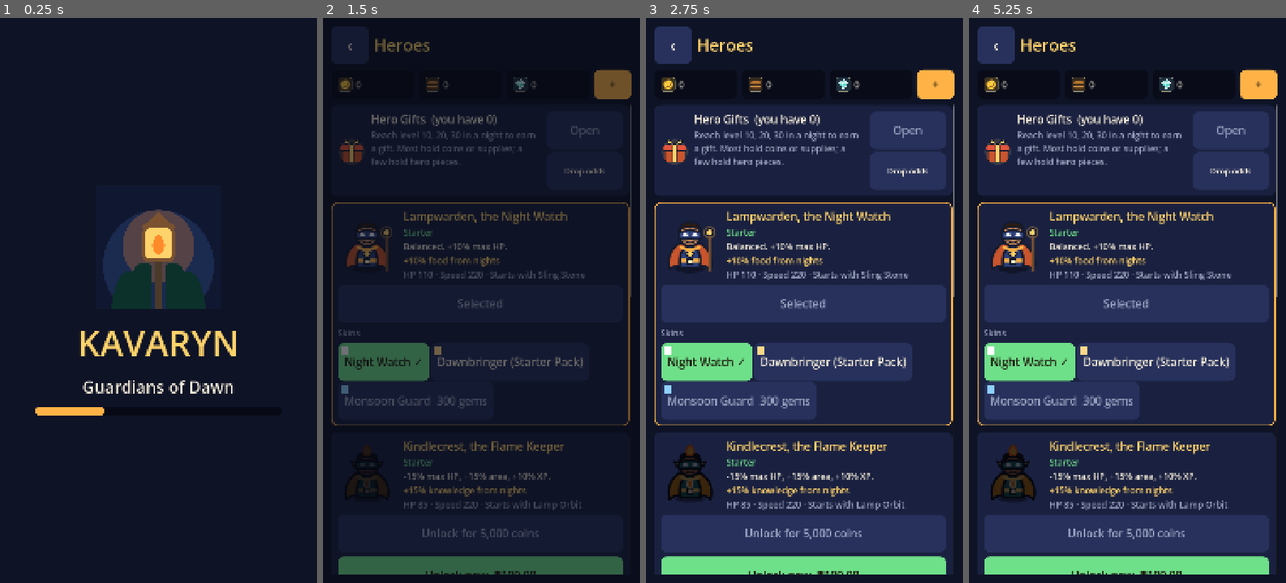
Above: before the commit, frames 1-4 (left to right).
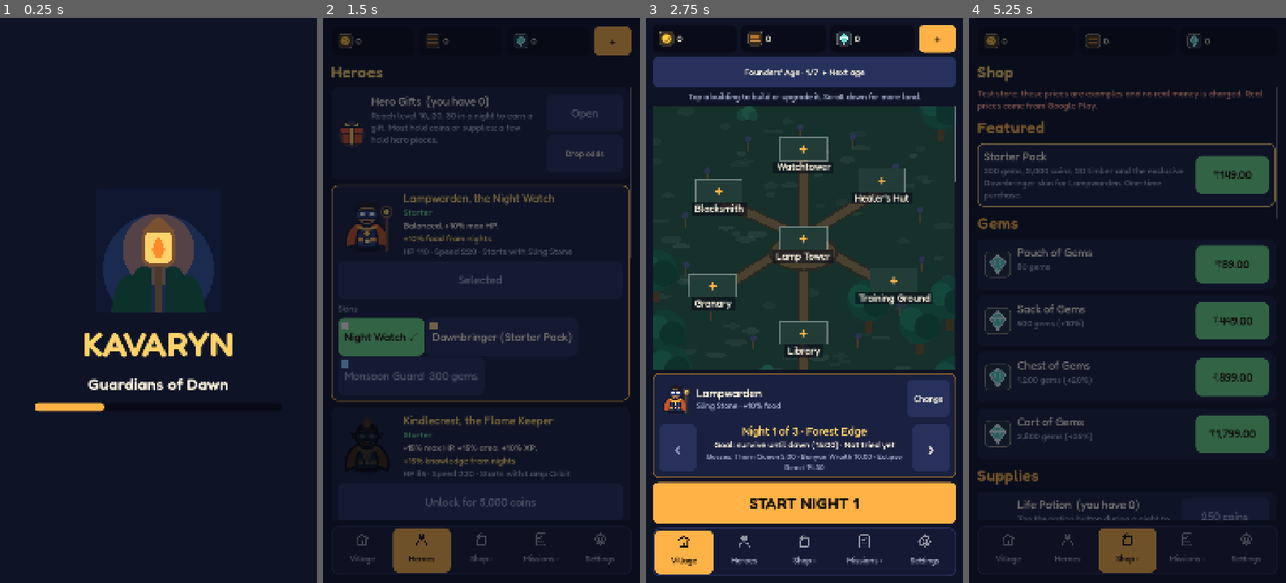
Above: after the commit, the same moments.

Repository: JD-Techlabs/kaaval
Game: Godot game, scene res://scenes/main.tscn
Two runs of this game, one before a commit and one after it. Both use one fixed random seed, a clock stepped at 60 frames per second and the inputs below.
Inputs (mouse positions are in pixels of both pictures, inside the frame that each line leads up to):
- Up to frame 1 (0.25 s): no input
- Up to frame 2 (1.5 s): tap Enter at 0.5 s; move the mouse to (551, 272) at 0.52 s; hold Right (ui_right) 0.53-1.25 s; hold Shift 0.53-1.25 s; click (551, 272) at 0.67 s; click "Change" at 1.25 s
- Up to frame 3 (2.75 s): click (684, 549) at 2 s, where only the run after the commit has a clickable "Village"
- Up to frame 4 (5.25 s): click (1007, 554) at 2.75 s, where only the run after the commit has a clickable "Village"; click (1067, 554) at 3.5 s, where only the run after the commit has a clickable "Heroes"; click (1067, 549) at 4.25 s, where only the run after the commit has a clickable "Heroes"; click (1127, 549) at 5 s, where only the run after the commit has a clickable "Shop •"

The runs differ from the first frame. In frame 1, 3.5% of the frame differs, in the area x 11-75%, y 33-71%; in frame 2, 18%; in frame 3, 60%; in frame 4, 76%, in the area x 2-98%, y 1-99%.

Commit message:
Improve UI: bottom nav bar, cleaner home, smaller buildings, Fredoka font
- Bottom navigation bar with icons on home and every menu screen;
  top-left back button removed (Android back still goes home)
- Home: age bar, larger village map, one tonight card (hero + night),
  START NIGHT; tip only for new players
- Village buildings drawn at 1.0x (was 1.5x), labels 1.2x, shorter land bands
- Fredoka font (SIL OFL 1.1) across the game, credited
- Privacy policy URL set; release checklist and store notes updated
- Store graphics regenerated; 198 GUT tests pass

Co-Authored-By: Claude Opus 5.5 <noreply@anthropic.com>

Diff:
--- /dev/null
+++ b/assets/sprites/icons/nav_heroes.svg
@@ -0,0 +1,3 @@
+<svg xmlns="http://www.w3.org/2000/svg" width="96" height="96" viewBox="0 0 96 96">
+<circle cx="48" cy="30" r="14" fill="none" stroke="#f6eeda" stroke-width="8"/><path d="M18 84 Q18 54 48 54 Q78 54 78 84" fill="none" stroke="#f6eeda" stroke-width="8" stroke-linecap="round"/><path d="M36 28 H60" stroke="#f6eeda" stroke-width="6" stroke-linecap="round"/>
+</svg>
--- /dev/null
+++ b/assets/sprites/icons/nav_missions.svg
@@ -0,0 +1,3 @@
+<svg xmlns="http://www.w3.org/2000/svg" width="96" height="96" viewBox="0 0 96 96">
+<rect x="20" y="14" width="56" height="70" rx="8" fill="none" stroke="#f6eeda" stroke-width="8"/><path d="M32 38 L40 46 L54 30" fill="none" stroke="#f6eeda" stroke-width="7" stroke-linecap="round" stroke-linejoin="round"/><path d="M32 64 H64" stroke="#f6eeda" stroke-width="7" stroke-linecap="round"/>
+</svg>
--- /dev/null
+++ b/assets/sprites/icons/nav_settings.svg
@@ -0,0 +1,3 @@
+<svg xmlns="http://www.w3.org/2000/svg" width="96" height="96" viewBox="0 0 96 96">
+<circle cx="48" cy="48" r="13" fill="none" stroke="#f6eeda" stroke-width="8"/><rect x="43" y="10" width="10" height="16" rx="3" fill="#f6eeda" transform="rotate(0 48 48)"/><rect x="43" y="10" width="10" height="16" rx="3" fill="#f6eeda" transform="rotate(45 48 48)"/><rect x="43" y="10" width="10" height="16" rx="3" fill="#f6eeda" transform="rotate(90 48 48)"/><rect x="43" y="10" width="10" height="16" rx="3" fill="#f6eeda" transform="rotate(135 48 48)"/><rect x="43" y="10" width="10" height="16" rx="3" fill="#f6eeda" transform="rotate(180 48 48)"/><rect x="43" y="10" width="10" height="16" rx="3" fill="#f6eeda" transform="rotate(225 48 48)"/><rect x="43" y="10" width="10" height="16" rx="3" fill="#f6eeda" transform="rotate(270 48 48)"/><rect x="43" y="10" width="10" height="16" rx="3" fill="#f6eeda" transform="rotate(315 48 48)"/><circle cx="48" cy="48" r="27" fill="none" stroke="#f6eeda" stroke-width="8"/>
+</svg>
--- /dev/null
+++ b/assets/sprites/icons/nav_shop.svg
@@ -0,0 +1,3 @@
+<svg xmlns="http://www.w3.org/2000/svg" width="96" height="96" viewBox="0 0 96 96">
+<path d="M20 34 H76 L70 82 H26 Z" fill="none" stroke="#f6eeda" stroke-width="8" stroke-linejoin="round"/><path d="M36 40 V28 Q36 14 48 14 Q60 14 60 28 V40" fill="none" stroke="#f6eeda" stroke-width="7" stroke-linecap="round"/>
+</svg>
--- /dev/null
+++ b/assets/sprites/icons/nav_village.svg
@@ -0,0 +1,3 @@
+<svg xmlns="http://www.w3.org/2000/svg" width="96" height="96" viewBox="0 0 96 96">
+<path d="M14 46 L48 18 L82 46" fill="none" stroke="#f6eeda" stroke-width="8" stroke-linecap="round" stroke-linejoin="round"/><path d="M24 42 V80 H72 V42" fill="none" stroke="#f6eeda" stroke-width="8" stroke-linejoin="round"/><rect x="41" y="56" width="14" height="24" rx="3" fill="#f6eeda"/>
+</svg>
--- a/data/app_config.json
+++ b/data/app_config.json
@@ -1,7 +1,7 @@
 {
   "remote_config_url": "",
   "remote_config_timeout": 3.0,
-  "privacy_policy_url": "https://example.github.io/kavaryn/privacy.html",
+  "privacy_policy_url": "https://jd-techlabs.github.io/kaaval/store/privacy_policy.html",
   "support_email": "jdtechlabs.support@gmail.com",
   "ads": {
     "comment": "Google's official TEST ids. Real ids live in res://release_config/ads_release.json (git-ignored) and are only read by release builds.",
--- a/project.godot
+++ b/project.godot
@@ -48,6 +48,10 @@
 
 enabled=PackedStringArray("res://addons/GodotGooglePlayBilling/plugin.cfg", "res://addons/admob/plugin.cfg", "res://addons/gut/plugin.cfg")
 
+[gui]
+
+theme/custom_font="res://assets/fonts/Fredoka.ttf"
+
 [input_devices]
 
 pointing/emulate_touch_from_mouse=true
--- a/scripts/ui/base_screen.gd
+++ b/scripts/ui/base_screen.gd
@@ -1,12 +1,14 @@
 class_name BaseScreen
 extends Control
-## Common frame for menu screens: background, safe area, header with back
-## button + currencies, and a scrolling content column. Subclasses fill
-## `content` in build(); refresh() rebuilds after the profile changes.
+## Common frame for menu screens: background, safe area, title + currencies,
+## a scrolling content column and the bottom navigation bar (no top-left back
+## button: navigation stays within thumb reach; Android back goes home).
+## Subclasses fill `content` in build(); refresh() rebuilds after the profile changes.
 
 var title_text: String = ""
 var content: VBoxContainer
 var _currency_holder: Control
+var _nav_holder: MarginContainer
 var _refresh_queued: bool = false
 
 
@@ -19,17 +21,11 @@
 	add_child(background)
 	var column: VBoxContainer = UiKit.vbox(20)
 	UiKit.safe_area(self).add_child(column)
-	var header: HBoxContainer = UiKit.hbox()
-	column.add_child(header)
-	var back: Button = UiKit.button("‹", func() -> void: SceneRouter.goto("home"), "secondary")
-	back.add_theme_font_size_override("font_size", UiKit.FONT_BIG)
-	header.add_child(back)
-	var title: Label = UiKit.label(title_text, UiKit.FONT_BIG, UiKit.GOLD)
-	title.size_flags_horizontal = Control.SIZE_EXPAND_FILL
-	header.add_child(title)
 	_currency_holder = Control.new()
 	_currency_holder.custom_minimum_size = Vector2(0.0, 100.0)
 	column.add_child(_currency_holder)
+	var title: Label = UiKit.label(title_text, UiKit.FONT_BIG, UiKit.GOLD)
+	column.add_child(title)
 	var scroll: ScrollContainer = ScrollContainer.new()
 	scroll.size_flags_vertical = Control.SIZE_EXPAND_FILL
 	scroll.horizontal_scroll_mode = ScrollContainer.SCROLL_MODE_DISABLED
@@ -37,6 +33,8 @@
 	content = UiKit.vbox(20)
 	content.size_flags_horizontal = Control.SIZE_EXPAND_FILL
 	scroll.add_child(content)
+	_nav_holder = MarginContainer.new()
+	column.add_child(_nav_holder)
 	GameState.changed.connect(refresh)
 	_rebuild()
 
@@ -60,6 +58,9 @@
 	var bar: HBoxContainer = UiKit.currency_bar(SceneRouter.current != "shop")
 	bar.set_anchors_and_offsets_preset(Control.PRESET_FULL_RECT)
 	_currency_holder.add_child(bar)
+	for child: Node in _nav_holder.get_children():
+		child.queue_free()
+	_nav_holder.add_child(NavBar.build(SceneRouter.current, NavBar.badges()))
 	for child: Node in content.get_children():
 		content.remove_child(child)
 		child.queue_free()
--- a/scripts/ui/home_screen.gd
+++ b/scripts/ui/home_screen.gd
@@ -1,20 +1,23 @@
 class_name HomeScreen
 extends Control
-## Home / Village (spec §10): village view, currencies, night picker, Start
-## Night, hero portrait and the bottom navigation.
+## Home / Village (spec §10): currencies, age bar, the village map (most of
+## the screen), a "tonight" card (hero + night picker), Start Night and the
+## bottom navigation bar.
 
-const NAV: Array[Array] = [["Village", "home"], ["Heroes", "heroes"], ["Shop", "shop"], ["Missions", "missions"], ["Settings", "settings"]]
+## The how-to tip shows only until the village reaches this total level.
+const TIP_UNTIL_LEVEL: int = 3
 
 var _village: VillageView
 var _currency_holder: Control
 var _hero_row: HBoxContainer
+var _tip: Label
+var _nav_holder: MarginContainer
 var _age_button: Button
 var _collect_button: Button
 var _nights: NightPicker
 var _start: Button
 var _panel: VBoxContainer
 var _panel_id: String = ""
-var _nav_buttons: Dictionary = {}
 
 
 func _ready() -> void:
@@ -24,26 +27,25 @@
 	background.color = UiKit.BG
 	background.set_anchors_and_offsets_preset(Control.PRESET_FULL_RECT)
 	add_child(background)
-	var column: VBoxContainer = UiKit.vbox(18)
-	UiKit.safe_area(self).add_child(column)
+	var column: VBoxContainer = UiKit.vbox(14)
+	UiKit.safe_area(self, 22).add_child(column)
 	_currency_holder = Control.new()
-	_currency_holder.custom_minimum_size = Vector2(0.0, 100.0)
+	_currency_holder.custom_minimum_size = Vector2(0.0, 96.0)
 	column.add_child(_currency_holder)
-	var title: Label = UiKit.label("Kavaryn · Guardians of Dawn", UiKit.FONT, UiKit.GOLD)
-	title.horizontal_alignment = HORIZONTAL_ALIGNMENT_CENTER
-	column.add_child(title)
-	var tip: Label = UiKit.label("Tap a building to build or upgrade it. Scroll down for more land.", UiKit.FONT_SMALL, UiKit.MUTED, true)
-	tip.horizontal_alignment = HORIZONTAL_ALIGNMENT_CENTER
-	column.add_child(tip)
 	var age_row: HBoxContainer = UiKit.hbox(12)
 	column.add_child(age_row)
 	_age_button = UiKit.button("", func() -> void: AgePanel.open(self, Callable()), "secondary")
 	_age_button.add_theme_font_size_override("font_size", UiKit.FONT_SMALL)
 	_age_button.size_flags_horizontal = Control.SIZE_EXPAND_FILL
+	_age_button.custom_minimum_size = Vector2(0.0, 104.0)
 	age_row.add_child(_age_button)
 	_collect_button = UiKit.button("Collect", _collect_all, "good")
 	_collect_button.add_theme_font_size_override("font_size", UiKit.FONT_SMALL)
+	_collect_button.custom_minimum_size = Vector2(0.0, 104.0)
 	age_row.add_child(_collect_button)
+	_tip = UiKit.label("Tap a building to build or upgrade it. Scroll down for more land.", 28, UiKit.MUTED, true)
+	_tip.horizontal_alignment = HORIZONTAL_ALIGNMENT_CENTER
+	column.add_child(_tip)
 	var scroll: ScrollContainer = ScrollContainer.new()
 	scroll.size_flags_vertical = Control.SIZE_EXPAND_FILL
 	scroll.horizontal_scroll_mode = ScrollContainer.SCROLL_MODE_DISABLED
@@ -54,25 +56,28 @@
 	_village.land_selected.connect(func(id: String) -> void: LandPanel.open(self, id))
 	scroll.add_child(_village)
 	scroll.resized.connect(func() -> void: _village.set_visible_height(scroll.size.y))
-	_hero_row = UiKit.hbox()
-	column.add_child(_hero_row)
+	# Tonight: who you play and which night, in one card.
+	var tonight: PanelContainer = UiKit.panel(UiKit.PANEL, UiKit.AMBER.darkened(0.45))
+	column.add_child(tonight)
+	var tonight_column: VBoxContainer = UiKit.vbox(10)
+	tonight.add_child(tonight_column)
+	_hero_row = UiKit.hbox(16)
+	tonight_column.add_child(_hero_row)
+	var divider: ColorRect = ColorRect.new()
+	divider.color = UiKit.PANEL_LIGHT
+	divider.custom_minimum_size = Vector2(0.0, 3.0)
+	tonight_column.add_child(divider)
 	_nights = NightPicker.new()
+	_nights.embedded = true
 	_nights.changed.connect(_update_start)
-	column.add_child(_nights)
+	tonight_column.add_child(_nights)
 	_start = UiKit.button("START NIGHT", _start_night)
-	_start.custom_minimum_size = Vector2(0.0, 170.0)
+	_start.custom_minimum_size = Vector2(0.0, 140.0)
 	_start.add_theme_font_size_override("font_size", UiKit.FONT_BIG)
+	_start.add_theme_font_override("font", UiKit.font(UiKit.WEIGHT_HEADING))
 	column.add_child(_start)
-	var nav: HBoxContainer = UiKit.hbox(8)
-	column.add_child(nav)
-	for entry: Array in NAV:
-		var screen: String = entry[1]
-		var kind: String = "primary" if screen == "home" else "secondary"
-		var button: Button = UiKit.button(str(entry[0]), _goto.bind(screen), kind)
-		button.size_flags_horizontal = Control.SIZE_EXPAND_FILL
-		button.add_theme_font_size_override("font_size", 30)
-		nav.add_child(button)
-		_nav_buttons[screen] = button
+	_nav_holder = MarginContainer.new()
+	column.add_child(_nav_holder)
 
 	var ticker: Timer = Timer.new()
 	ticker.wait_time = 1.0
@@ -117,11 +122,6 @@
 	_collect_button.text = "Collect +%s" % UiKit.number(ready)
 
 
-func _goto(screen: String) -> void:
-	if screen != "home":
-		SceneRouter.goto(screen)
-
-
 func _tick() -> void:
 	if not VillageLogic.complete_due().is_empty():
 		AudioManager.play("levelup")
@@ -140,20 +140,26 @@
 	for child: Node in _hero_row.get_children():
 		child.queue_free()
 	var hero: HeroData = GameData.hero(str(GameState.p["selected_hero"]))
-	var portrait: TextureRect = UiKit.icon(hero.texture_for(AgeLogic.current()), 130.0)
+	var portrait: TextureRect = UiKit.icon(hero.texture_for(AgeLogic.current()), 112.0)
 	portrait.modulate = Color(str(GameState.selected_skin(hero.id).get("tint", "#ffffff")))
 	_hero_row.add_child(portrait)
-	var text: VBoxContainer = UiKit.vbox(4)
+	var text: VBoxContainer = UiKit.vbox(2)
 	text.size_flags_horizontal = Control.SIZE_EXPAND_FILL
-	text.add_child(UiKit.label("%s, %s" % [hero.display_name, hero.title], UiKit.FONT))
-	text.add_child(UiKit.label("Village level %d · build to grow stronger" % VillageLogic.total_level(), UiKit.FONT_SMALL, UiKit.MUTED, true))
+	text.alignment = BoxContainer.ALIGNMENT_CENTER
+	text.add_child(UiKit.label(hero.display_name, UiKit.FONT, UiKit.TEXT))
+	var weapon: String = WeaponLine.weapon_for(hero.starting_weapon, hero.id).display_name
+	text.add_child(UiKit.label("%s · %s" % [weapon, hero.bonus_text().trim_suffix(" from nights")], 28, UiKit.MUTED, true))
 	_hero_row.add_child(text)
-	_hero_row.add_child(UiKit.button("Change", func() -> void: SceneRouter.goto("heroes"), "secondary"))
+	var change: Button = UiKit.button("Change", func() -> void: SceneRouter.goto("heroes"), "secondary")
+	change.add_theme_font_size_override("font_size", UiKit.FONT_SMALL)
+	change.size_flags_vertical = Control.SIZE_SHRINK_CENTER
+	_hero_row.add_child(change)
+	_tip.visible = VillageLogic.total_level() < TIP_UNTIL_LEVEL
 	_age_button.text = AgePanel.summary_text()
 	_update_collect()
-	(_nav_buttons["missions"] as Button).text = "Missions •" if DailyLogic.anything_claimable() else "Missions"
-	(_nav_buttons["heroes"] as Button).text = "Heroes •" if GiftLogic.count() > 0 else "Heroes"
-	(_nav_buttons["shop"] as Button).text = "Shop •" if ChestLogic.free_remaining() <= 0.0 else "Shop"
+	for child: Node in _nav_holder.get_children():
+		child.queue_free()
+	_nav_holder.add_child(NavBar.build("home", NavBar.badges()))
 	_nights.refresh()
 	_update_start()
 	_village.queue_redraw()
--- /dev/null
+++ b/scripts/ui/nav_bar.gd
@@ -0,0 +1,54 @@
+class_name NavBar
+extends RefCounted
+## The bottom navigation bar shown on the home screen and every menu screen,
+## so moving between screens is always within thumb reach.
+
+## Bottom navigation: [label, screen, icon]. Shared by the home screen and every menu screen.
+const NAV: Array[Array] = [["Village", "home", "nav_village"], ["Heroes", "heroes", "nav_heroes"],
+	["Shop", "shop", "nav_shop"], ["Missions", "missions", "nav_missions"], ["Settings", "settings", "nav_settings"]]
+const NAV_HEIGHT: float = 150.0
+const NAV_ICON: int = 56
+
+
+## Bottom navigation bar with icons; `current` is highlighted. `badges` marks
+## screens with something waiting ({screen: true}). Thumb-reachable on a phone.
+static func build(current: String, badges: Dictionary = {}) -> PanelContainer:
+	var bar_panel: PanelContainer = PanelContainer.new()
+	bar_panel.add_theme_stylebox_override("panel", UiKit.box(Color("141a33"), 26, UiKit.PANEL_LIGHT, 8))
+	var row: HBoxContainer = UiKit.hbox(6)
+	bar_panel.add_child(row)
+	for entry: Array in NAV:
+		var screen: String = entry[1]
+		var active: bool = screen == current
+		var item: Button = Button.new()
+		item.text = str(entry[0]) + (" •" if bool(badges.get(screen, false)) else "")
+		item.icon = load(UiKit.ICON_DIR + str(entry[2]) + ".svg") as Texture2D
+		item.expand_icon = true
+		item.add_theme_constant_override("icon_max_width", NAV_ICON)
+		item.icon_alignment = HORIZONTAL_ALIGNMENT_CENTER
+		item.vertical_icon_alignment = VERTICAL_ALIGNMENT_TOP
+		item.custom_minimum_size = Vector2(0.0, NAV_HEIGHT)
+		item.size_flags_horizontal = Control.SIZE_EXPAND_FILL
+		item.focus_mode = Control.FOCUS_NONE
+		item.name = screen
+		item.add_theme_font_size_override("font_size", 28)
+		var fill: Color = UiKit.AMBER if active else Color(0, 0, 0, 0)
+		var text_color: Color = UiKit.DARK_TEXT if active else UiKit.MUTED
+		for state: String in ["normal", "hover", "pressed", "disabled", "focus"]:
+			item.add_theme_stylebox_override(state, UiKit.box(fill if state != "pressed" else UiKit.PANEL_LIGHT, 20, Color.TRANSPARENT, 10))
+		for state: String in ["font_color", "font_hover_color", "font_pressed_color", "font_focus_color"]:
+			item.add_theme_color_override(state, text_color)
+		for state: String in ["icon_normal_color", "icon_hover_color", "icon_pressed_color", "icon_focus_color"]:
+			item.add_theme_color_override(state, UiKit.DARK_TEXT if active else UiKit.MUTED)
+		if not active:
+			item.pressed.connect(func() -> void:
+				AudioManager.play("click")
+				SceneRouter.goto(screen))
+		row.add_child(item)
+	return bar_panel
+
+
+## Screens with something waiting: missions to claim, hero gifts, a free chest.
+static func badges() -> Dictionary:
+	return {"missions": DailyLogic.anything_claimable(), "heroes": GiftLogic.count() > 0,
+		"shop": ChestLogic.free_remaining() <= 0.0}
--- a/scripts/ui/night_picker.gd
+++ b/scripts/ui/night_picker.gd
@@ -8,6 +8,8 @@
 
 ## Index into NightLogic.nights() of the night on show.
 var index: int = 0
+## True inside another card (home "tonight" card): no frame of its own.
+var embedded: bool = false
 var _title: Label
 var _goal: Label
 var _detail: Label
@@ -16,11 +18,15 @@
 
 
 func _ready() -> void:
-	add_theme_stylebox_override("panel", UiKit.box(UiKit.PANEL, 22, UiKit.AMBER.darkened(0.4), 16))
+	if embedded:
+		add_theme_stylebox_override("panel", StyleBoxEmpty.new())
+	else:
+		add_theme_stylebox_override("panel", UiKit.box(UiKit.PANEL, 22, UiKit.AMBER.darkened(0.4), 16))
 	var row: HBoxContainer = UiKit.hbox(12)
 	add_child(row)
-	_prev = UiKit.button("<", _step.bind(-1), "secondary")
+	_prev = UiKit.button("‹", _step.bind(-1), "secondary")
 	_prev.custom_minimum_size = Vector2(UiKit.TOUCH, UiKit.TOUCH)
+	_prev.add_theme_font_size_override("font_size", UiKit.FONT_BIG)
 	row.add_child(_prev)
 	var text: VBoxContainer = UiKit.vbox(4)
 	text.size_flags_horizontal = Control.SIZE_EXPAND_FILL
@@ -28,8 +34,9 @@
 	_title = _centred(text, UiKit.FONT, UiKit.GOLD)
 	_goal = _centred(text, UiKit.FONT_SMALL, UiKit.TEXT)
 	_detail = _centred(text, 26, UiKit.MUTED)
-	_next = UiKit.button(">", _step.bind(1), "secondary")
+	_next = UiKit.button("›", _step.bind(1), "secondary")
 	_next.custom_minimum_size = Vector2(UiKit.TOUCH, UiKit.TOUCH)
+	_next.add_theme_font_size_override("font_size", UiKit.FONT_BIG)
 	row.add_child(_next)
 	index = maxi(NightLogic.number(NightLogic.selected().id) - 1, 0)
 	refresh()
--- a/scripts/ui/ui_kit.gd
+++ b/scripts/ui/ui_kit.gd
@@ -23,8 +23,13 @@
 const FONT_BIG: int = 56
 const FONT_HUGE: int = 84
 const ICON_DIR: String = "res://assets/sprites/icons/"
+const FONT_FILE: String = "res://assets/fonts/Fredoka.ttf"
+## Variable-font weights: body text and big headings.
+const WEIGHT_BODY: int = 500
+const WEIGHT_HEADING: int = 600
 
 static var _theme: Theme
+static var _fonts: Dictionary = {}
 
 
 static func box(color: Color, radius: int = 22, border: Color = Color.TRANSPARENT, pad: int = 22) -> StyleBoxFlat:
@@ -42,6 +47,7 @@
 	if _theme != null:
 		return _theme
 	_theme = Theme.new()
+	_theme.default_font = font()
 	_theme.default_font_size = FONT
 	_theme.set_color("font_color", "Label", TEXT)
 	_theme.set_stylebox("normal", "Button", box(AMBER))
@@ -63,10 +69,23 @@
 	return _theme
 
 
+## The game font at a weight (Fredoka, a variable font; OFL, see CREDITS.md).
+static func font(weight: int = WEIGHT_BODY) -> Font:
+	if not _fonts.has(weight):
+		var variation: FontVariation = FontVariation.new()
+		variation.base_font = load(FONT_FILE) as Font
+		variation.variation_opentype = {"weight": weight}
+		_fonts[weight] = variation
+	var out: Font = _fonts[weight]
+	return out
+
+
 static func label(text: String, size: int = FONT, color: Color = TEXT, wrap: bool = false) -> Label:
 	var node: Label = Label.new()
 	node.text = text
 	node.add_theme_font_size_override("font_size", size)
+	if size >= FONT_BIG:
+		node.add_theme_font_override("font", font(WEIGHT_HEADING))
 	node.add_theme_color_override("font_color", color)
 	if wrap:
 		node.autowrap_mode = TextServer.AUTOWRAP_WORD_SMART
--- a/scripts/ui/village_view.gd
+++ b/scripts/ui/village_view.gd
@@ -8,10 +8,14 @@
 signal building_selected(id: String)
 signal land_selected(id: String)
 
-const PLOT: Vector2 = Vector2(330.0, 330.0)
-## Buildings are authored small and drawn enlarged so they read well on a phone.
-const DRAW_SCALE: float = 1.5
-const BAND_HEIGHT: float = 460.0
+const PLOT: Vector2 = Vector2(250.0, 250.0)
+## Buildings are drawn at their authored size so the village has room to
+## breathe; name plates and badges are drawn a little larger to stay readable.
+const BUILDING_SCALE: float = 1.0
+const LABEL_SCALE: float = 1.2
+## Building base sits this far below its village position.
+const FOOT_OFFSET: float = 50.0
+const BAND_HEIGHT: float = 380.0
 const PATH: Color = Color("4a4130")
 const PATH_EDGE: Color = Color("2a2a22")
 const FENCE: Color = Color("6b4a2b")
@@ -20,8 +24,8 @@
 const GROUND_SEED: int = 4711
 const TUFTS_PER_SCREEN: int = 70
 const TREES_PER_SCREEN: int = 40
-const TREE_CLEARANCE: float = 250.0
-const BADGE_MAX_HEIGHT: float = 150.0
+const TREE_CLEARANCE: float = 190.0
+const BADGE_MAX_HEIGHT: float = 120.0
 const LABEL_MARGIN: float = 6.0
 const PLOT_FILL: Color = Color("223d38")
 const LAMP_COUNT: int = 14
@@ -38,7 +42,7 @@
 
 
 func _ready() -> void:
-	_font = ThemeDB.fallback_font
+	_font = UiKit.font()
 	size_flags_horizontal = Control.SIZE_EXPAND_FILL
 	mouse_filter = Control.MOUSE_FILTER_PASS
 	resized.connect(queue_redraw)
@@ -149,11 +153,11 @@
 		for data: BuildingData in GameData.buildings():
 			if not _shown(data):
 				continue
-			var foot: Vector2 = _centre(data) + Vector2(0.0, 60.0)
+			var foot: Vector2 = _centre(data) + Vector2(0.0, FOOT_OFFSET)
 			var from: Vector2 = hub if data.land == "land_core" else Vector2(size.x * 0.5, foot.y)
 			draw_line(from, foot, width_color[1], width_color[0])
-	VillageArt.ellipse(self, hub + Vector2(0.0, 60.0), Vector2(150.0, 84.0), PATH_EDGE)
-	VillageArt.ellipse(self, hub + Vector2(0.0, 60.0), Vector2(138.0, 74.0), PATH)
+	VillageArt.ellipse(self, hub + Vector2(0.0, FOOT_OFFSET), Vector2(120.0, 66.0), PATH_EDGE)
+	VillageArt.ellipse(self, hub + Vector2(0.0, FOOT_OFFSET), Vector2(108.0, 58.0), PATH)
 
 
 func _draw_lamps() -> void:
@@ -207,7 +211,7 @@
 func _draw_building(data: BuildingData) -> void:
 	var level: int = GameState.building_level(data.id)
 	var stage: int = tier(level)
-	draw_set_transform(_centre(data) + Vector2(0.0, 70.0), 0.0, Vector2(DRAW_SCALE, DRAW_SCALE))
+	draw_set_transform(_centre(data) + Vector2(0.0, FOOT_OFFSET), 0.0, Vector2(BUILDING_SCALE, BUILDING_SCALE))
 	var top: float = 86.0
 	if stage == 0:
 		var plot: Rect2 = Rect2(Vector2(-80.0, -70.0), Vector2(160.0, 80.0))
@@ -216,7 +220,8 @@
 		draw_string(_font, Vector2(-14.0, -14.0), "+", HORIZONTAL_ALIGNMENT_LEFT, -1.0, 54, UiKit.AMBER)
 	else:
 		top = VillageArt.draw(self, data, stage)
-	_tops[data.id] = top
+	# Kept in label units, so badges sit just above the roof.
+	_tops[data.id] = top * BUILDING_SCALE / LABEL_SCALE
 	draw_set_transform(Vector2.ZERO)
 
 
@@ -225,13 +230,13 @@
 	var level: int = GameState.building_level(data.id)
 	var job: Dictionary = VillageLogic.job_for(data.id)
 	var top: float = float(_tops.get(data.id, 86.0))
-	draw_set_transform(_centre(data) + Vector2(0.0, 70.0), 0.0, Vector2(DRAW_SCALE, DRAW_SCALE))
+	draw_set_transform(_centre(data) + Vector2(0.0, FOOT_OFFSET), 0.0, Vector2(LABEL_SCALE, LABEL_SCALE))
 	var title: String = data.display_name if level == 0 else "%s  Lv %d" % [data.display_name, level]
 	var text_size: Vector2 = _font.get_string_size(title, HORIZONTAL_ALIGNMENT_LEFT, -1.0, 28)
 	# Keep the name plate inside the view for buildings near the left or right edge.
-	var half: float = (text_size.x * 0.5 + 10.0) * DRAW_SCALE
+	var half: float = (text_size.x * 0.5 + 10.0) * LABEL_SCALE
 	var centre_x: float = _centre(data).x
-	var shift: float = (clampf(centre_x, half + LABEL_MARGIN, size.x - half - LABEL_MARGIN) - centre_x) / DRAW_SCALE
+	var shift: float = (clampf(centre_x, half + LABEL_MARGIN, size.x - half - LABEL_MARGIN) - centre_x) / LABEL_SCALE
 	draw_rect(Rect2(Vector2(shift - text_size.x * 0.5 - 10.0, 10.0), Vector2(text_size.x + 20.0, 34.0)), Color(0.04, 0.05, 0.1, 0.6))
 	draw_string(_font, Vector2(shift - text_size.x * 0.5, 36.0), title, HORIZONTAL_ALIGNMENT_LEFT, -1.0, 28, UiKit.TEXT)
 	if not job.is_empty():
@@ -239,12 +244,12 @@
 		var timer_size: Vector2 = _font.get_string_size(timer, HORIZONTAL_ALIGNMENT_LEFT, -1.0, 28)
 		draw_string(_font, Vector2(-timer_size.x * 0.5, 72.0), timer, HORIZONTAL_ALIGNMENT_LEFT, -1.0, 28, UiKit.AMBER)
 	if VillageLogic.blocker(data.id).is_empty():
-		var badge: Vector2 = Vector2(78.0, -minf(top, BADGE_MAX_HEIGHT))
+		var badge: Vector2 = Vector2(58.0, -minf(top, BADGE_MAX_HEIGHT))
 		draw_circle(badge, 22.0, UiKit.GOOD)
 		draw_colored_polygon(PackedVector2Array([badge + Vector2(-11.0, 7.0), badge + Vector2(0.0, -12.0), badge + Vector2(11.0, 7.0)]), UiKit.DARK_TEXT)
 	var stored: int = ProductionLogic.ready(data)
 	if stored > 0:
-		var bubble: Vector2 = Vector2(-70.0, -minf(top, BADGE_MAX_HEIGHT))
+		var bubble: Vector2 = Vector2(-56.0, -minf(top, BADGE_MAX_HEIGHT))
 		draw_circle(bubble, 30.0, Color(0.04, 0.05, 0.1, 0.75))
 		draw_texture_rect(_icon(data.produces), Rect2(bubble - Vector2(22.0, 22.0), Vector2(44.0, 44.0)), false)
 		draw_string(_font, bubble + Vector2(-30.0, 52.0), "+" + UiKit.number(stored), HORIZONTAL_ALIGNMENT_CENTER, 60.0, 24, UiKit.GOLD)
Binary file added: assets/fonts/Fredoka.ttf
Not shown, added: assets/fonts/Fredoka.ttf.import
Not shown, added: assets/fonts/Fredoka_OFL.txt
Not shown, added: assets/sprites/icons/nav_heroes.svg.import
Not shown, added: assets/sprites/icons/nav_missions.svg.import
Not shown, added: assets/sprites/icons/nav_settings.svg.import
Not shown, added: assets/sprites/icons/nav_shop.svg.import
Not shown, added: assets/sprites/icons/nav_village.svg.import
Binary file changed: docs/store/graphics/feature_graphic.png
Binary file changed: docs/store/graphics/screenshot_1_village.png
Binary file changed: docs/store/graphics/screenshot_2_night.png
Binary file changed: docs/store/graphics/screenshot_3_swarm.png
(and 8 more such lines)
